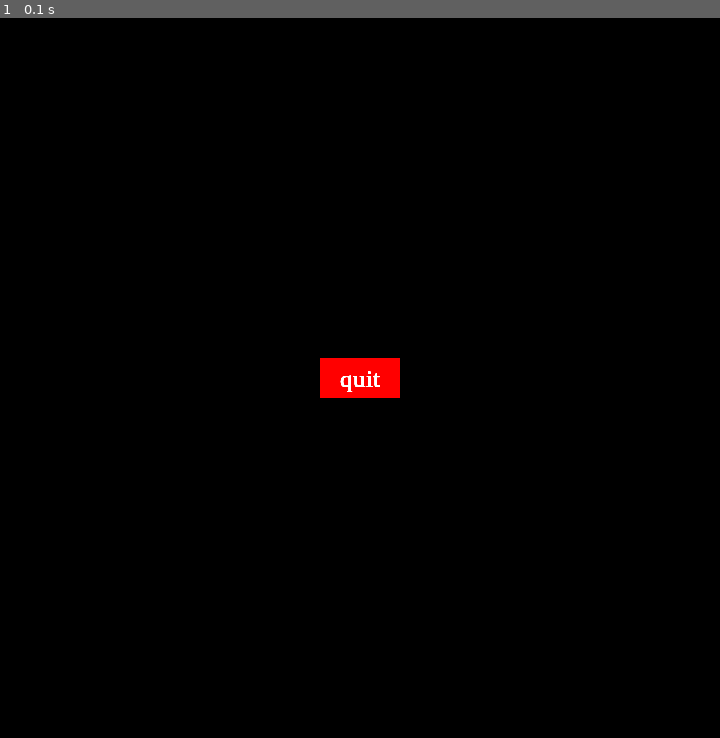
Above: before the commit, frame 1.
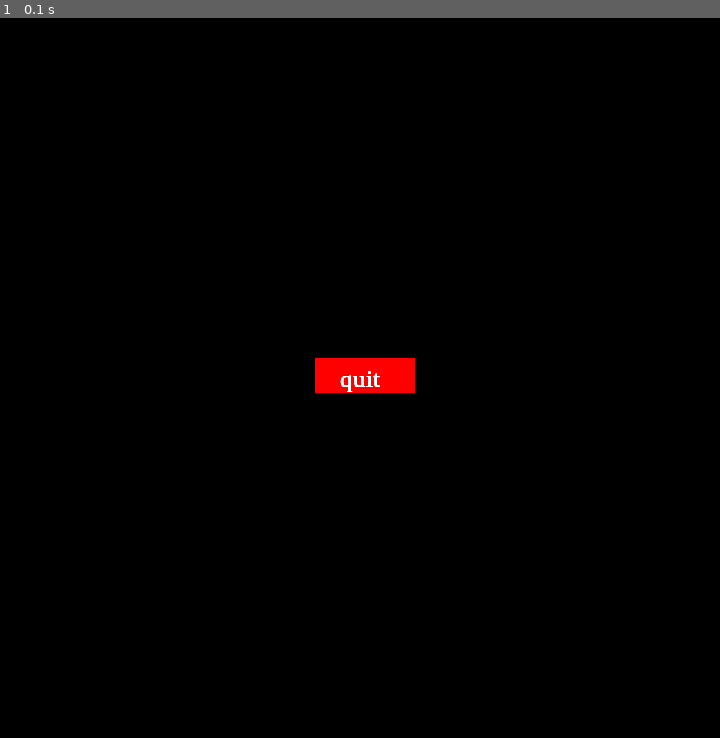
Above: after the commit, the same moment.

Repository: oliverjunior1/job_trainer
Game: pygame game, started from geeks_to_geeks/pygame/advance/buttons_in_game.py
The game is run twice, just before and just after one commit, with the same random seed, the same clock (stepped at 60 frames per second) and the same inputs.
Inputs:
- Up to frame 1 (0.1 s): no input

The runs differ from the first frame. In frame 1, 0.2% of the frame differs, in the area x 43-58%, y 47-53%.

Commit message:
Update buttons_in_game.py

Diff:
--- a/geeks_to_geeks/pygame/advance/buttons_in_game.py
+++ b/geeks_to_geeks/pygame/advance/buttons_in_game.py
@@ -1,31 +1,27 @@
 import pygame
 import sys
 
-
-pygame.font.init()
-pygame.font.get_fonts()
+pygame.init()
 
 screen = pygame.display.set_mode((720,720))
-width = screen.get_width()
-height = screen.get_height()
+
 # text
-font = pygame.font.SysFont('Times New Roman', 25)
+font = pygame.font.SysFont('Times New Roman',25)
 text = font.render('quit', True, 'white')
 text_rect = text.get_rect()
 text_rect.center=(360,360)
 
-# design button
-rect = pygame.draw.rect(screen, 'red', (320,340,80,40))
+# draw
+draw = pygame.draw.rect(screen, 'red', (315,340,100,35))
 
 while True:
     screen.blit(text, text_rect)
     for event in pygame.event.get():
-        if event.type==pygame.QUIT:
+        if event.type == pygame.QUIT:
             sys.exit()
             pygame.quit()
         if event.type==pygame.MOUSEBUTTONDOWN:
-            if width/2 or height/2:
+            if width/2 <= mouse[0] <= width/2+140 and height/2 <= mouse[1] <= height/2+40:
                 pygame.quit()
-
-
+        mouse = pygame.mouse.get_pos()
     pygame.display.flip()
